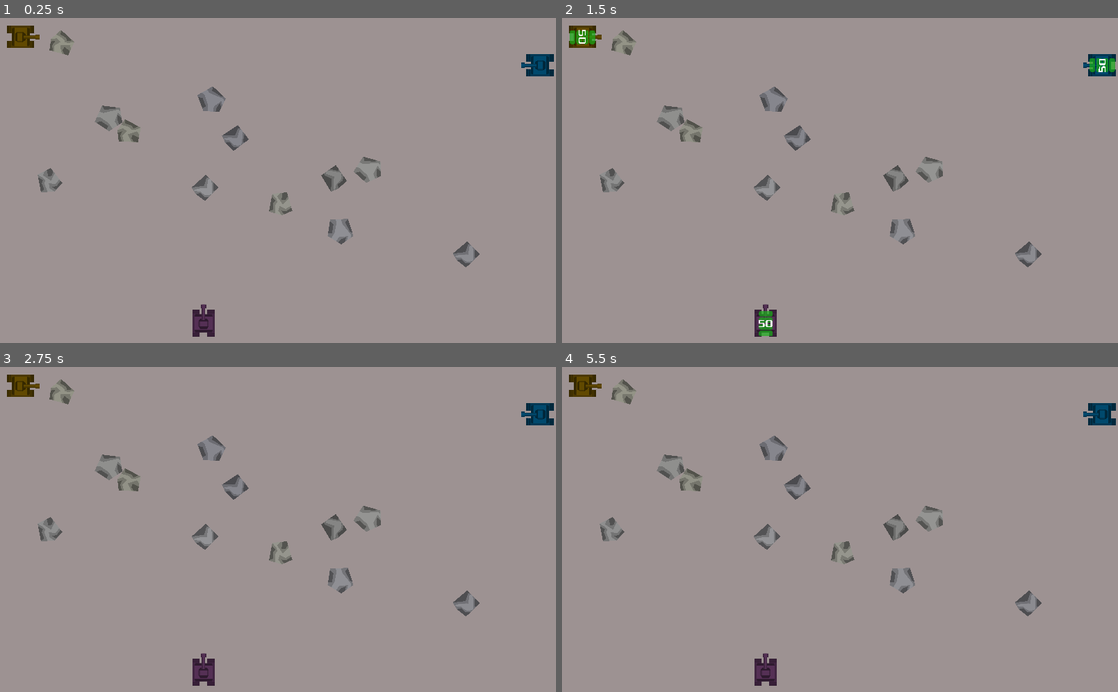
Above: before the commit, frames 1-4 (two rows, left to right).
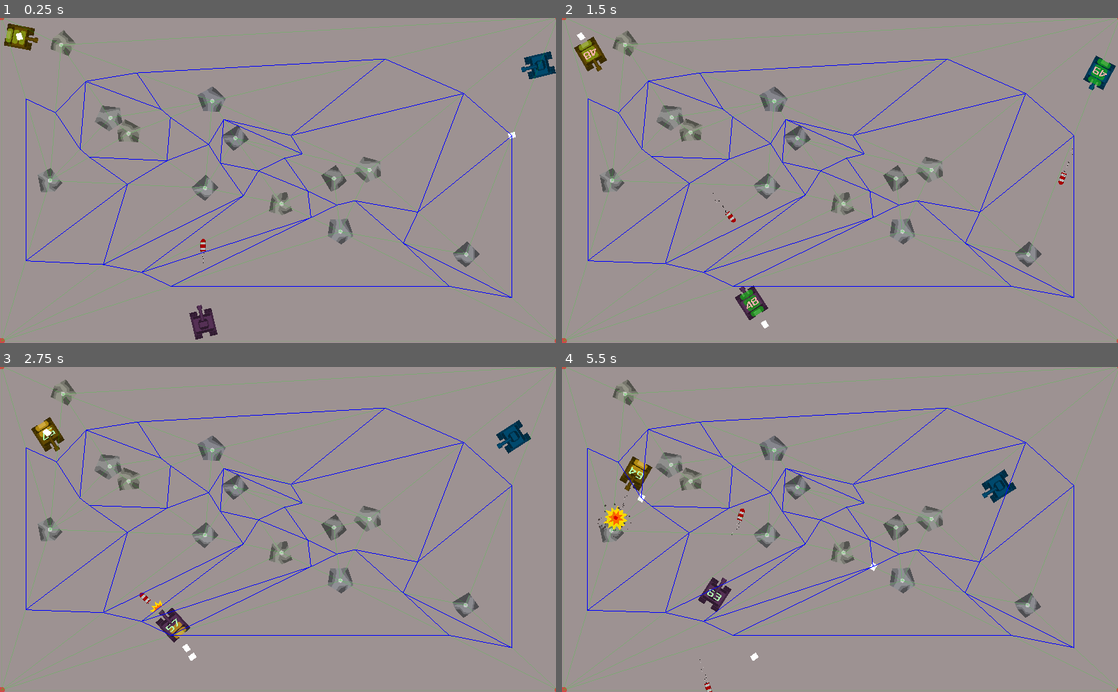
Above: after the commit, the same moments.

Repository: lbovet/zimboom
Game: Godot game, scene res://Game.tscn
Two runs of this game, one before a commit and one after it. Both use one fixed random seed, a clock stepped at 60 frames per second and the inputs below.
Inputs:
- Up to frame 1 (0.25 s): no input
- Up to frame 2 (1.5 s): no input
- Up to frame 3 (2.75 s): no input
- Up to frame 4 (5.5 s): no input

The runs differ from the first frame. In frame 1, 4.1% of the frame differs, in the area x 0-100%, y 0-100%; in frame 2, 5.4%; in frame 3, 5.8%; in frame 4, 6.2%.

Commit message:
feat: artificial intelligence wip

Diff:
--- a/Bush.gd
+++ b/Bush.gd
@@ -18,8 +18,10 @@
 func destroy():
 	$Sprite.hide()
 	$Particles2D.restart()
-	$CollisionShape2D.remove_and_skip()
-	$Area2D/CollisionShape2D.remove_and_skip()
+	if $CollisionShape2D != null:
+		$CollisionShape2D.remove_and_skip()
+	if $Area2D/CollisionShape2D != null:
+		$Area2D/CollisionShape2D.remove_and_skip()
 
 func _on_Bush1_body_entered(body):
 	if body.is_in_group("heavy"):
--- a/Field.gd
+++ b/Field.gd
@@ -9,6 +9,9 @@
 
 func _ready():
 	candidates = [ $Tank1, $Tank2, $Tank3 ]
+	$Tank1.setOthers([$Tank2, $Tank3])
+	$Tank2.setOthers([$Tank1, $Tank3])
+	$Tank3.setOthers([$Tank2, $Tank1])
 
 var winner = null
 
@@ -82,3 +85,8 @@
 
 func _on_Airfcrafts_timeout():
 	spawnAircraft()
+
+func _on_PathCalculation_paths_updated(paths):
+	$Tank1.updatePaths(paths)
+	$Tank2.updatePaths(paths)
+	$Tank3.updatePaths(paths)
--- a/Field.tscn
+++ b/Field.tscn
@@ -26,10 +26,10 @@
 "points": PoolVector2Array( 0, 0, 0, 0, 736.224, 683.747, 0, 0, 0, 0, 489.47, 684.874, 0, 0, 0, 0, 347.852, 685.992 )
 }
 
-[node name="Field" type="Area2D" groups=[
-"range",
-]]
+[node name="Field" type="Area2D"]
 position = Vector2( 3.41637, -0.172768 )
+collision_layer = 1024
+collision_mask = 1024
 script = ExtResource( 1 )
 Aircraft = ExtResource( 3 )
 
@@ -99,7 +99,7 @@
 
 [node name="PathFollow2D" type="PathFollow2D" parent="Airfcrafts/LowerAircraftSpawner"]
 position = Vector2( 736.224, 683.747 )
-rotation = 3.13701
+rotation = 3.13704
 
 [connection signal="dead" from="Tank1" to="." method="_on_Tank1_dead"]
 [connection signal="zero" from="Tank1" to="." method="_on_Tank1_zero"]
--- a/Game.gd
+++ b/Game.gd
@@ -1,14 +1,15 @@
 extends Node2D
 
 var gameOver = false
+var currentLevel
 
 func _ready():
 	var level = randi() % $Levels.get_children().size()
-	var node = $Levels.get_children()[level]
+	currentLevel = $Levels.get_children()[level]
 	for c in $Levels.get_children():
-		if not c == node:
+		if not c == currentLevel:
 			c.queue_free()
-	node.show()
+	currentLevel.show()
 	$GameOver.hide()
 	if not OS.has_touchscreen_ui_hint():
 		$Controls.queue_free()
--- a/Game.tscn
+++ b/Game.tscn
@@ -1,10 +1,11 @@
-[gd_scene load_steps=8 format=2]
+[gd_scene load_steps=9 format=2]
 
 [ext_resource path="res://Field.tscn" type="PackedScene" id=1]
 [ext_resource path="res://Terrain.tscn" type="PackedScene" id=2]
 [ext_resource path="res://Game.gd" type="Script" id=3]
 [ext_resource path="res://Controls.tscn" type="PackedScene" id=4]
 [ext_resource path="res://fonts/Xolonium-Regular.ttf" type="DynamicFontData" id=5]
+[ext_resource path="res://PathCalculation.gd" type="Script" id=6]
 
 [sub_resource type="DynamicFont" id=1]
 size = 100
@@ -65,7 +66,7 @@
 [node name="Lower Rocks" parent="Levels/Canyon" instance=ExtResource( 2 )]
 position = Vector2( 14.4931, 218.751 )
 color = Color( 0.443137, 0.482353, 0.447059, 0.631373 )
-polygon = PoolVector2Array( -2.29916, -147.88, 4.43562, -85.0226, 7.803, 60.8975, 39.2319, 129.368, 85.2529, 191.103, 184.03, 216.92, 360.256, 238.246, 374.848, 186.613, 453.177, 206.817, 454.3, 253.961, 577.679, 291.345, 665.132, 330.026, 771.077, 370.697, 918.12, 324.676, 977.61, 291.002, 1002.3, 232.634, 1000.8, -26.6581, 944.736, 18.7264, 942.067, 153.545, 942.571, 239.369, 880.835, 292.125, 777.812, 311.206, 690.26, 283.145, 620.424, 253.961, 536.483, 224.777, 468.892, 169.776, 453.177, 193.348, 374.848, 181.001, 352.399, 163.042, 269.337, 174.266,  …(88 unchanged characters)…
+polygon = PoolVector2Array( -2.29916, -147.88, 4.43562, -85.0226, 7.803, 60.8975, 39.2319, 129.368, 85.2529, 191.103, 184.03, 216.92, 360.256, 238.246, 374.985, 181.864, 470.758, 205.478, 464.765, 256.42, 577.679, 291.345, 665.132, 330.026, 771.077, 370.697, 918.12, 324.676, 977.61, 291.002, 1002.3, 232.634, 1000.8, -26.6581, 944.736, 18.7264, 942.067, 153.545, 942.571, 239.369, 880.835, 292.125, 777.812, 311.206, 690.26, 283.145, 620.424, 253.961, 536.483, 224.777, 481.995, 176.261, 469.259, 201.732, 374.866, 177.01, 352.399, 163.042, 269.337, 174.266,  …(88 unchanged characters)…
 rocks = 3.0
 
 [node name="Lower Bush" parent="Levels/Canyon" instance=ExtResource( 2 )]
@@ -133,6 +134,19 @@
 shape = SubResource( 2 )
 action = "reset"
 
+[node name="ArtificialIntelligence" type="Node2D" parent="."]
+
+[node name="PathCalculation" type="Node2D" parent="ArtificialIntelligence"]
+z_index = 10
+z_as_relative = false
+script = ExtResource( 6 )
+
+[node name="PathUpdate" type="Timer" parent="ArtificialIntelligence/PathCalculation"]
+wait_time = 0.5
+
+[connection signal="ready" from="." to="ArtificialIntelligence/PathCalculation" method="_on_Game_ready"]
 [connection signal="game_over" from="Field" to="." method="_on_Field_game_over"]
 [connection signal="tank_removed" from="Field" to="." method="_on_Field_tank_removed"]
 [connection signal="timeout" from="GameOver/Timer" to="." method="_on_Timer_timeout"]
+[connection signal="paths_updated" from="ArtificialIntelligence/PathCalculation" to="Field" method="_on_PathCalculation_paths_updated"]
+[connection signal="timeout" from="ArtificialIntelligence/PathCalculation/PathUpdate" to="ArtificialIntelligence/PathCalculation" method="_on_PathUpdate_timeout"]
--- /dev/null
+++ b/PathCalculation.gd
@@ -0,0 +1,101 @@
+extends Node2D
+
+var rocks
+var triangles
+var ready = false
+var paths
+
+signal paths_updated(paths)
+
+func _on_Game_ready():
+	rocks = []
+	for terrain in get_parent().get_parent().currentLevel.get_children():
+		for child in terrain.get_children():
+			if child.is_in_group("rock"):
+				rocks.append(child)
+	triangulate()
+	$PathUpdate.start()
+
+func _draw():
+	if not ready:
+		return
+	for rock in rocks:
+		draw_circle(to_local(rock.global_position), 4, Color(1,1,1,0.5))
+	for c in getCorners():
+		draw_circle(to_local(c), 6, Color(1,0,0,0.5))
+	var threshold = 80
+	paths = []
+	var blacklist = []
+	for t in triangles:
+		var path = []
+		for i in range(0,3):
+			draw_polyline([t[i], t[(i+1) % 3]], Color(0,1,0,0.1))
+			var weight = (t[i] - t[(i+1) % 3]).length()
+			var center = t[i] + (t[(i+1) % 3] - t[i])/2
+			if (center - t[(i+2)%3]).length() < threshold / 2:
+				blacklist.append(center)
+			else:
+				if weight > threshold and insideMargin(center, threshold / 2):
+					path.append(center)
+		if len(path) > 2:
+			path.append(path[0])
+		paths.append(path)
+	for path in paths:
+		var toRemove=[]
+		for point in blacklist:
+			for i in range(len(path)-1,-1, -1):
+				if (point - path[i]).length() < 10:
+					path.remove(i)
+		if len(path) == 1:
+			path.remove(0)
+	for path in paths:
+		for i in range(len(path)-1, -1, -1):
+			var n = 0
+			for otherPath in paths:
+				for otherPoint in otherPath:
+					if (path[i] - otherPoint).length() < 1:
+						n += 1
+			if n < 2:
+				path.remove(i)
+	for path in paths:
+		if len(path) == 1:
+			path.remove(0)
+		draw_polyline(path, Color(0,0,1))
+	emit_signal("paths_updated", paths)
+
+func insideMargin(point: Vector2, margin):
+	var corners = getCorners()
+	var d = margin
+	d = min(d, (point - corners[0]).x)
+	d = min(d, (point - corners[0]).y)
+	d = min(d, (corners[2] - point).x)
+	d = min(d, (corners[2] - point).y)
+	return d >= margin
+
+func triangulate():
+	var allPoints = PoolVector2Array()
+	for rock in rocks:
+		allPoints.append(rock.global_position)
+	allPoints.append_array(getCorners())
+	var allDelaunay = Geometry.triangulate_delaunay_2d(allPoints)
+	var triangleArray = [];
+	for triple in range(0, allDelaunay.size()/3):
+		triangleArray.append([allDelaunay[triple*3], allDelaunay[triple*3+1], allDelaunay[triple*3+2]]);
+	triangles = []
+	for triple in triangleArray:
+		triangles.append([allPoints[triple[0]], allPoints[triple[1]], allPoints[triple[2]]])
+	ready = true
+	update()
+
+func getCorners():
+	var node = get_parent().get_parent().get_node("Field/CollisionShape2D")
+	var shape = node.shape
+	var corners = []
+	corners.append(node.to_global(shape.get_extents()*Vector2(-1,-1)))
+	corners.append(node.to_global(shape.get_extents()*Vector2(-1, 1)))
+	corners.append(node.to_global(shape.get_extents()*Vector2(1, 1)))
+	corners.append(node.to_global(shape.get_extents()*Vector2(1, -1)))
+	return corners
+
+func _on_PathUpdate_timeout():
+	triangulate()
--- /dev/null
+++ b/Robot.gd
@@ -0,0 +1,84 @@
+extends Node2D
+
+var paths
+var currentDestination = null
+const DIR_DISTANCE=300
+const DISPERSE_DISTANCE=75
+var dispersing = 0
+var currentPaths = []
+var shooting = false
+
+func updatePaths(paths):
+	self.paths = paths
+
+func _ready():
+	$RayCast2D.collide_with_areas = true
+	$RayCast2D.enabled = true
+	$RayCast2D.add_exception(get_parent())
+
+func _physics_process(delta):
+	if get_parent().robot and paths != null:
+		computeDestination()
+		var disperse = false
+		var disperseTarget = Vector2(0,-DISPERSE_DISTANCE).rotated(global_rotation)
+		for other in get_parent().others:
+			$RayCast2D.cast_to = to_local(other.global_position)
+			if $RayCast2D.get_collider() == other:
+				currentDestination = other.global_position
+				shooting = true
+			else:
+				shooting = false
+			if other != null and other.robot and \
+				(other.global_position + Vector2(0,-DISPERSE_DISTANCE).rotated(other.global_rotation)) \
+				.distance_to(global_position + disperseTarget) < DISPERSE_DISTANCE * 1.5:
+					disperse = true
+		if disperse or dispersing > 0:
+			dispersing += delta
+		if dispersing > 2:
+			dispersing = 0
+		var dir = Vector2(0,-DIR_DISTANCE).rotated(global_rotation)
+		var angle = (currentDestination - global_position).angle_to(dir)
+		if shooting:
+			$RayCast2D.cast_to = Vector2(-1000,0)
+			if $RayCast2D.is_colliding() and $RayCast2D.get_collider().is_in_group("tank"):
+				get_parent().fire()
+
+		if abs(angle) > PI / 60 or disperse:
+			get_parent().rotation_impulse(delta, (angle < 0) or (dispersing > 0 and not shooting))
+		else:
+			get_parent().throttle(delta)
+
+func computeDestination():
+	var threshold = 20
+	var destination
+	var pos = global_position
+	var closest = Vector2(100000,100000)
+	var newPaths = []
+	for path in paths:
+		for point in path:
+			if point.distance_to(pos) < closest.distance_to(pos):
+				closest = point
+			if point.distance_to(pos) < threshold:
+				newPaths.append(path)
+	if len(newPaths) > 0:
+		currentPaths = newPaths
+	if currentDestination == null:
+		destination = closest
+	else:
+		destination = currentDestination
+	var direction = pos + Vector2(0,-DIR_DISTANCE).rotated(global_rotation)
+	for path in currentPaths:
+		for point in path:
+			if point.distance_to(destination) > 10 and point.distance_to(direction) < destination.distance_to(direction):
+				destination = point
+
+	if len(currentPaths) == 0 and pos.distance_to(destination) < threshold / 2:
+		closest = Vector2(100000,100000)
+		for path in paths:
+			for point in path:
+				if point.distance_to(direction) < closest.distance_to(direction):
+					closest = point
+		destination = closest
+
+	currentDestination = destination
+	$Destination.global_position = currentDestination
--- a/Rock1.tscn
+++ b/Rock1.tscn
@@ -5,6 +5,7 @@
 
 [node name="Rock1" type="RigidBody2D" groups=[
 "heavy",
+"rock",
 "target",
 ]]
 mass = 3.06122
--- a/Rock2.tscn
+++ b/Rock2.tscn
@@ -5,6 +5,7 @@
 
 [node name="Rock2" type="RigidBody2D" groups=[
 "heavy",
+"rock",
 "target",
 ]]
 z_index = 1
--- a/Rock3.tscn
+++ b/Rock3.tscn
@@ -5,6 +5,7 @@
 
 [node name="Rock3" type="RigidBody2D" groups=[
 "heavy",
+"rock",
 "target",
 ]]
 z_index = 1
--- a/Shell.gd
+++ b/Shell.gd
@@ -69,9 +69,8 @@
 func _on_Explosion_animation_finished():
 	queue_free()
 
-func _on_shell_area_exited(area):
-	if area.is_in_group("range"):
-		queue_free()
+func _on_VisibilityNotifier2D_screen_exited():
+	queue_free()
 
 func setSource(tank):
 	addTarget(tank) # To enable close range self-damage
--- a/Tank.gd
+++ b/Tank.gd
@@ -38,6 +38,8 @@
 var springed = false
 var bigShell = 0
 var smallShells = 0
+var robot = true
+var others = []
 
 func _ready():
 	if player == 1:
@@ -73,21 +75,30 @@
 		virgin = false
 
 	if rightPressed:
-		apply_torque_impulse(ROTATE_IMPULSE*delta*amplitude)
+		rotation_impulse(delta, false, amplitude)
 		return
 
 	if leftPressed:
-		apply_torque_impulse(-ROTATE_IMPULSE*delta*amplitude)
+		rotation_impulse(delta, true, amplitude)
 		return
 
 	if buttonPressed:
 		buttonDuration += delta
 		if buttonDuration > 0.15:
-			apply_impulse(Vector2(0,0), transform.basis_xform(Vector2(0,-THROTTLE_IMPULSE*delta)))
+			throttle(delta)
 	else:
 		if buttonDuration > 0 && buttonDuration < 0.15:
 			fire()
 		buttonDuration = 0
+
+func throttle(delta):
+	apply_impulse(Vector2(0,0), transform.basis_xform(Vector2(0,-THROTTLE_IMPULSE*delta)))
+
+func rotation_impulse(delta, inverse, amplitude=1):
+	if inverse:
+		apply_torque_impulse(ROTATE_IMPULSE*delta*amplitude)
+	else:
+		apply_torque_impulse(-ROTATE_IMPULSE*delta*amplitude)
 
 func fire(angle=0):
 	if not loading and points > 0 or bigShell > 0 or smallShells > 0:
@@ -190,6 +201,9 @@
 func addSpring():
 	springed = true
 
+func setOthers(tanks):
+	others = tanks
+
 func die():
 	emit_signal("dead")
 	$Life.hide()
@@ -222,3 +236,6 @@
 func _on_MouseButton_pressed():
 	if virgin:
 		die()
+
+func updatePaths(paths):
+	$Robot.updatePaths(paths)
--- a/Tank.tscn
+++ b/Tank.tscn
@@ -8,6 +8,7 @@
 [ext_resource path="res://images/cell.png" type="Texture" id=6]
 [ext_resource path="res://fonts/Xolonium-Regular.ttf" type="DynamicFontData" id=7]
 [ext_resource path="res://Box.tscn" type="PackedScene" id=8]
+[ext_resource path="res://Robot.gd" type="Script" id=9]
 
 [sub_resource type="ParticlesMaterial" id=1]
 lifetime_randomness = 0.32
@@ -162,6 +163,15 @@
 "_edit_use_anchors_": false
 }
 
+[node name="Robot" type="Node2D" parent="."]
+script = ExtResource( 9 )
+
+[node name="Destination" type="Polygon2D" parent="Robot"]
+polygon = PoolVector2Array( 6.15118, 6.07089, 5.35748, -6.62831, -4.76219, -6.82674, -4.36534, 6.07089 )
+
+[node name="RayCast2D" type="RayCast2D" parent="Robot"]
+cast_to = Vector2( 0, 400 )
+
 [connection signal="timeout" from="Muzzle/MuzzleFire/Timer" to="Muzzle/MuzzleFire/Timer" method="_on_Timer_timeout"]
 [connection signal="timeout" from="Muzzle/MuzzleFire/Timer" to="." method="_on_Timer_timeout"]
 [connection signal="timeout" from="LoadTimer" to="." method="_on_LoadTimer_timeout"]
Not shown: 8 places in Shell.tscn that only renumber resources
Not shown: 1 places in Tank.tscn that only renumber resources
